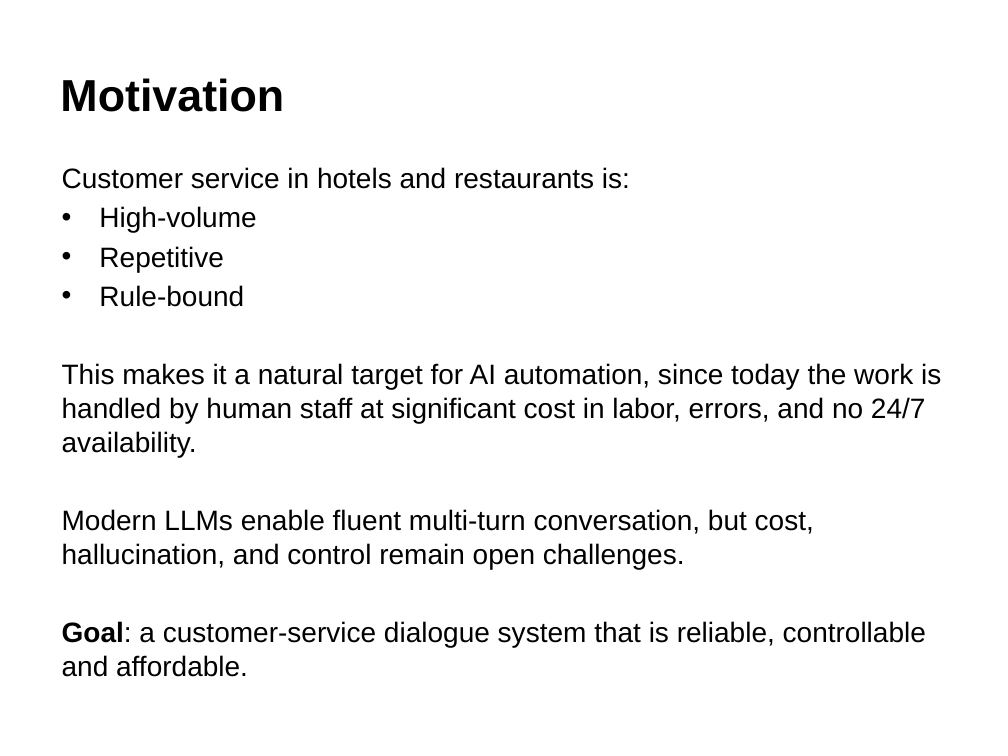
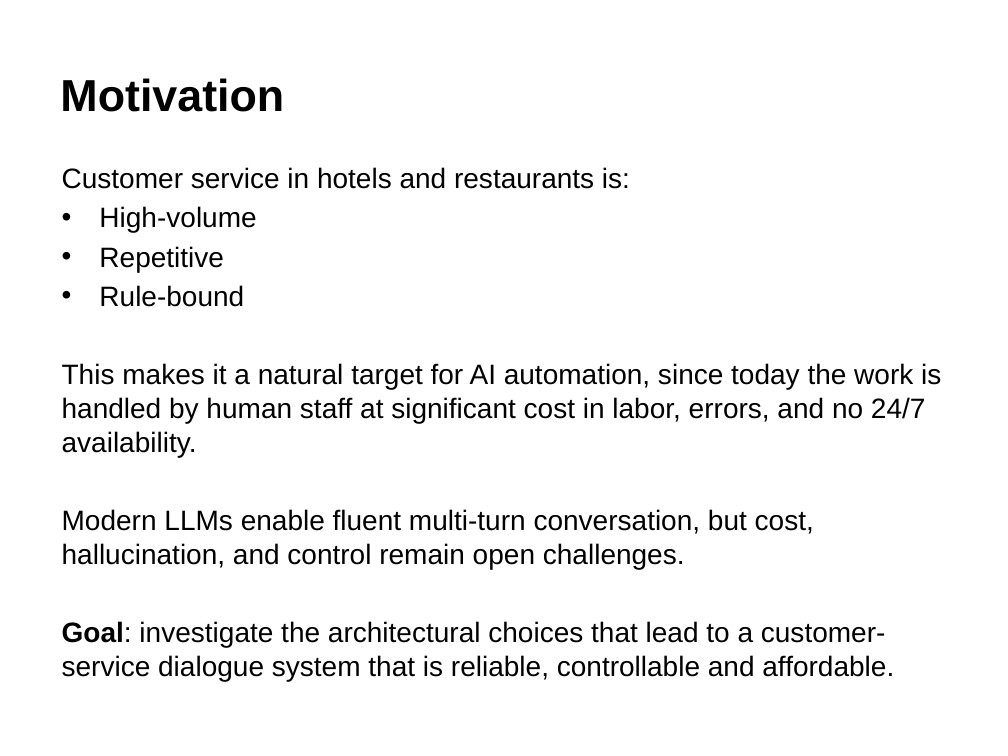
Before and after one commit to GiX007/mlp4cs, a slide deck: slide 2 of docs/presentation.pptx. Drawn at 1008x756 pixels with LibreOffice and Linux fonts; fonts in the diff are those of the drawing. Boxes give left, top, right and bottom in pixels: in the first picture for what was removed or moved away, otherwise in the second. Text is boxed around its words. In the diff, an @@ line names an element or a change of style, - is before the commit and + after.

```diff
--- a/docs/presentation.pptx
+++ b/docs/presentation.pptx
@@ text at (x1=62, y1=621, x2=894, y2=681): text changed @@
-Goal: a customer-service dialogue system that is reliable, controllable and affordable.
+Goal: investigate the architectural choices that lead to a customer-service dialogue system that is reliable, controllable and affordable.
```
Also in this commit, not shown: 1 other slide changed.
